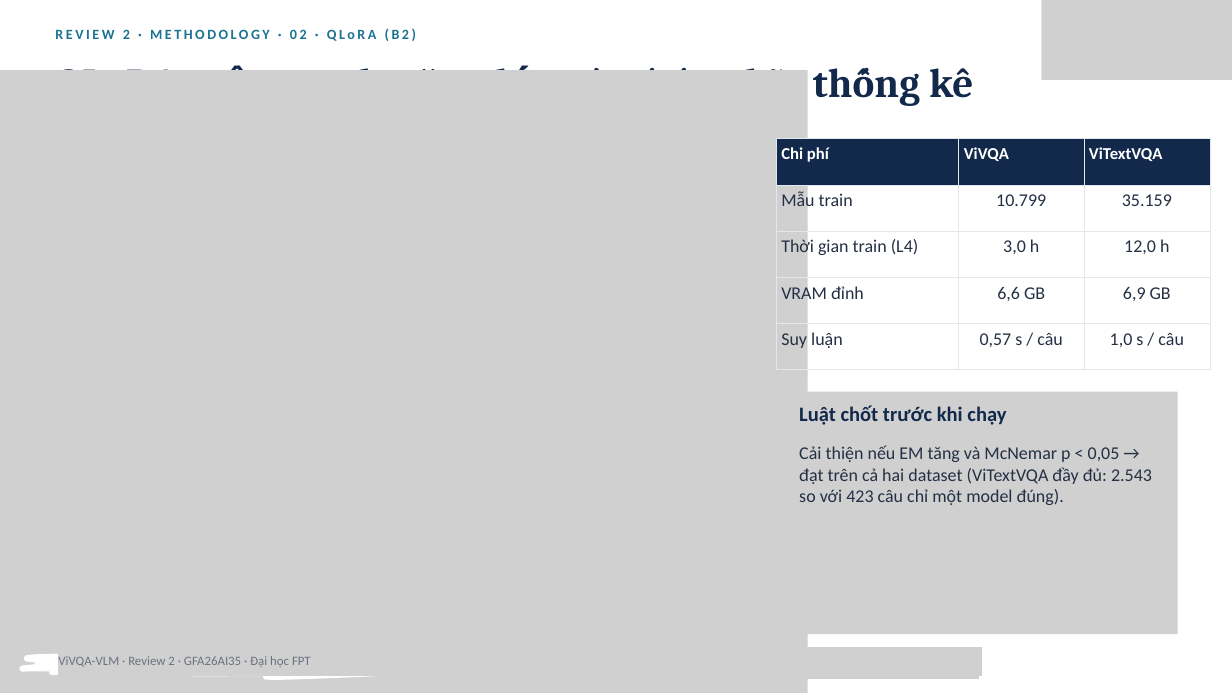
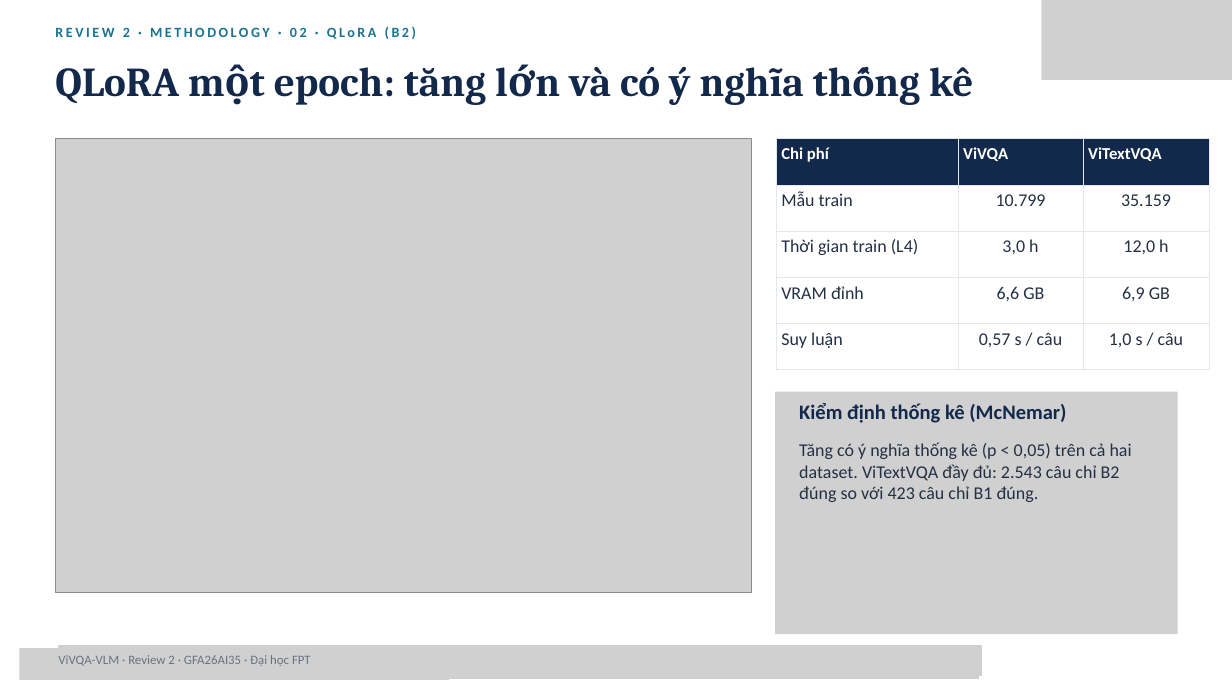
Before and after one commit to PLHGNAOH/ViVQA-VLM, a slide deck: slide 22 of docs/04_slides/cumulative/ViVQA-VLM_Review1-2_KLTN.pptx (slide 26 before the commit). Drawn at 1232x693 pixels with LibreOffice and Linux fonts; fonts in the diff are those of the drawing; grey boxes stand for pictures. Boxes give left, top, right and bottom in pixels: in the first picture for what was removed or moved away, otherwise in the second. Text is boxed around its words. In the diff, an @@ line names an element or a change of style, - is before the commit and + after.

```diff
--- a/docs/04_slides/cumulative/ViVQA-VLM_Review1-2_KLTN.pptx
+++ b/docs/04_slides/cumulative/ViVQA-VLM_Review1-2_KLTN.pptx
@@ text "QLoRA một epoch: tăng lớn ...": place and size @@
-text "QLoRA một epoch: tăng lớn ..." at [55, 59, 973, 98]
+text "QLoRA một epoch: tăng lớn ..." at [55, 67, 973, 105]
@@ picture: place and size @@
-picture at [0, 70, 808, 693]
+picture at [55, 139, 752, 593]
@@ text at [799, 403, 1066, 423]: text changed @@
-Luật chốt trước khi chạy
+Kiểm định thống kê (McNemar)
@@ text at [799, 442, 1132, 502]: text changed @@
-Cải thiện nếu EM tăng và McNemar p < 0,05 → đạt trên cả hai dataset (ViTextVQA đầy đủ: 2.543 so với 423 câu chỉ một model đúng).
+Tăng có ý nghĩa thống kê (p < 0,05) trên cả hai dataset. ViTextVQA đầy đủ: 2.543 câu chỉ B2 đúng so với 423 câu chỉ B1 đúng.
@@ freeform shape removed at [20, 648, 449, 679] @@
@@ picture added at [20, 648, 449, 679] @@
@@ picture added at [55, 647, 979, 679] @@
@@ picture added at [59, 645, 983, 676] @@
```
Also in this commit, not shown: 37 other slides changed, 4 slides removed, 3 other files.
